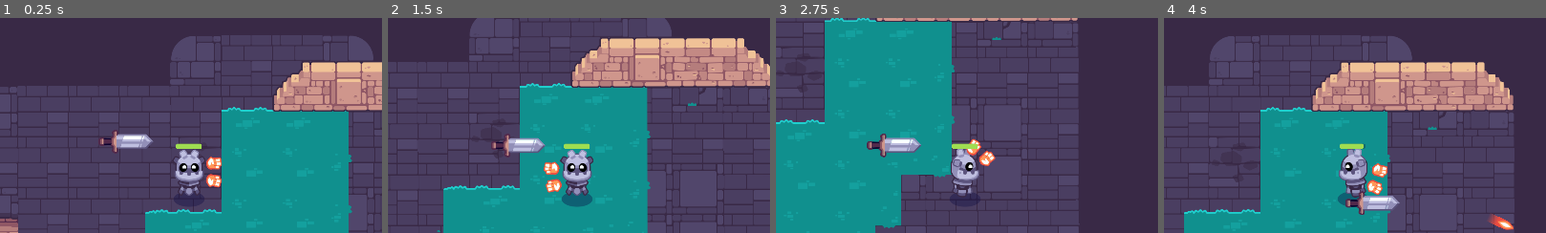
Above: before the commit, frames 1-4 (left to right).
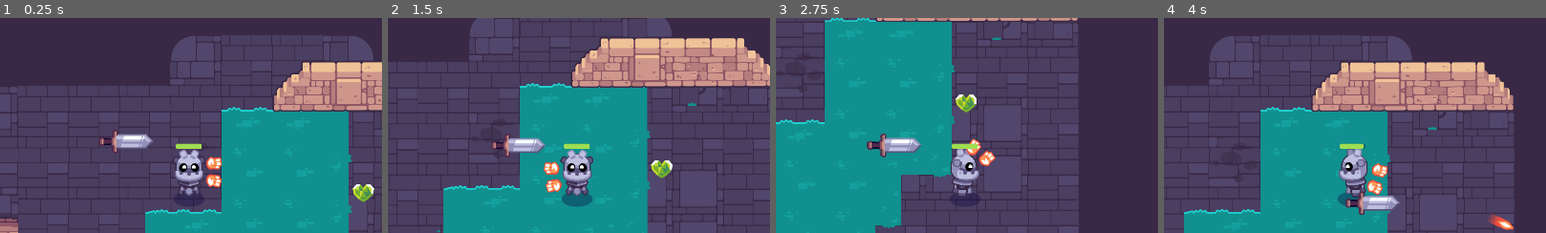
Above: after the commit, the same moments.

Repository: Jesuscanwalk/Path-of-Sorcerers-Game
Game: Godot game, scene res://test.tscn
Two runs of this game, one before a commit and one after it. Both use one fixed random seed, a clock stepped at 60 frames per second and the inputs below. The project has no main scene, so this scene is started directly.
Inputs (mouse positions are % of the whole screen's width and height, from its top left):
- Up to frame 1 (0.25 s): no input
- Up to frame 2 (1.5 s): tap Enter at 0.5 s; move the mouse to (72, 45) at 0.52 s; hold D (move_right) 0.53-1.28 s; click (72, 45) at 0.6 s; tap Space at 0.77 s; move the mouse to (30, 55) at 1.27 s; hold S (move_down) from 1.28 s (still down); tap Z at 1.35 s
- Up to frame 3 (2.75 s): tap Space at 1.52 s; move the mouse to (60, 28) at 2.02 s; release S (move_down) at 2.03 s; hold D (move_right) from 2.03 s (still down); click (60, 28) at 2.1 s
- Up to frame 4 (4 s): move the mouse to (45, 70) at 2.77 s; release D (move_right) at 2.78 s; hold W (move_up) 2.78-3.53 s; tap Z at 2.85 s; click (45, 70) at 2.92 s; tap Space at 3.02, 3.77 s; move the mouse to (80, 65) at 3.52 s; hold A (move_left) from 3.53 s (still down); click (80, 65) at 3.6 s
The pictures show only the part of the screen within x 25-75%, y 14-64%; the shares and areas given below are measured in that part.

The runs differ from the first frame. In frame 1, 0.3% of the frame differs, in the area x 92-98%, y 77-86%; in frame 2, 0.3%; in frame 3, 0.3%; in frame 4, nothing differs.

Commit message:
me pick up health me get health

Diff:
--- a/M10.twin_stick_workbook/character_body_2d.gd
+++ b/M10.twin_stick_workbook/character_body_2d.gd
@@ -7,6 +7,10 @@
 var health := max_health: set = set_health
 @onready var health_bar: ProgressBar = $HealthBar
 @onready var collision_shape_2d: CollisionShape2D = $CollisionShape2D
+
+func _ready() -> void:
+	health_bar.max_value = max_health
+	health_bar.value = health
 
 func _physics_process(delta: float) -> void:
 	var move_direction := Input.get_vector("move_left", "move_right", "move_up", "move_down")
--- /dev/null
+++ b/M10.twin_stick_workbook/healing_item.gd
@@ -0,0 +1,6 @@
+class_name healing_item extends Item
+
+@export var healing_amount := 1
+
+func use(Player: player) -> void:
+	Player.health += healing_amount
--- /dev/null
+++ b/M10.twin_stick_workbook/item.gd
@@ -0,0 +1,8 @@
+class_name Item extends Resource
+
+@export var display_name := ""
+@export var texture: Texture2D = null
+@export var sound_on_pickup: AudioStream = null
+
+func use(Player: player) -> void:
+	pass
--- /dev/null
+++ b/M10.twin_stick_workbook/pickup.gd
@@ -0,0 +1,22 @@
+@tool
+class_name Pickup extends Area2D
+
+@export var item: Item = null
+@onready var audio_stream_player_2d: AudioStreamPlayer2D = $AudioStreamPlayer2D
+@onready var sprite_2d: Sprite2D = $Sprite2D
+
+func _ready() -> void:
+	sprite_2d.texture = item.texture
+	body_entered.connect(func(body: Node) -> void:
+		if body is player:
+			item.use(body)
+
+			queue_free()
+			)
+
+func set_item(value: Item) -> void:
+	item = value
+	if sprite_2d != null:
+		sprite_2d.texture = item.texture
+	if audio_stream_player_2d != null:
+		audio_stream_player_2d.stream = item.sound_on_pickup
--- /dev/null
+++ b/M10.twin_stick_workbook/pickup.tscn
@@ -0,0 +1,16 @@
+[gd_scene load_steps=3 format=3 uid="uid://tjw2sth7yn5d"]
+
+[ext_resource type="Script" path="res://pickup.gd" id="1_bgr0x"]
+
+[sub_resource type="CircleShape2D" id="CircleShape2D_nwxou"]
+radius = 14.0
+
+[node name="Pickup" type="Area2D"]
+script = ExtResource("1_bgr0x")
+
+[node name="CollisionShape2D" type="CollisionShape2D" parent="."]
+shape = SubResource("CircleShape2D_nwxou")
+
+[node name="AudioStreamPlayer2D" type="AudioStreamPlayer2D" parent="."]
+
+[node name="Sprite2D" type="Sprite2D" parent="."]
--- a/M10.twin_stick_workbook/test.tscn
+++ b/M10.twin_stick_workbook/test.tscn
@@ -1,8 +1,19 @@
-[gd_scene load_steps=4 format=3 uid="uid://byex22oqimbns"]
+[gd_scene load_steps=9 format=3 uid="uid://byex22oqimbns"]
 
 [ext_resource type="PackedScene" uid="uid://cu2rb5dl4ljte" path="res://levels/rooms/room_a.tscn" id="1_0b32q"]
 [ext_resource type="PackedScene" uid="uid://57lgk2ta3tsh" path="res://player/player.tscn" id="2_ylfbt"]
 [ext_resource type="PackedScene" uid="uid://bvc40ig15txgx" path="res://mob.tscn" id="3_7xhyb"]
+[ext_resource type="PackedScene" uid="uid://tjw2sth7yn5d" path="res://pickup.tscn" id="4_8qk8n"]
+[ext_resource type="Script" path="res://healing_item.gd" id="5_36o3y"]
+[ext_resource type="AudioStream" uid="uid://o3ra7o263286" path="res://pickups/pickup_health.wav" id="6_027nv"]
+[ext_resource type="Texture2D" uid="uid://be8lmb157qflx" path="res://pickups/pickup_health.png" id="7_olfpn"]
+
+[sub_resource type="Resource" id="Resource_74nak"]
+script = ExtResource("5_36o3y")
+healing_amount = 1
+display_name = ""
+texture = ExtResource("7_olfpn")
+sound_on_pickup = ExtResource("6_027nv")
 
 [node name="test" type="Node2D"]
 
@@ -13,3 +24,7 @@
 
 [node name="Mob" parent="." instance=ExtResource("3_7xhyb")]
 position = Vector2(513, 258)
+
+[node name="Pickup" parent="." instance=ExtResource("4_8qk8n")]
+position = Vector2(1125, 395)
+item = SubResource("Resource_74nak")
